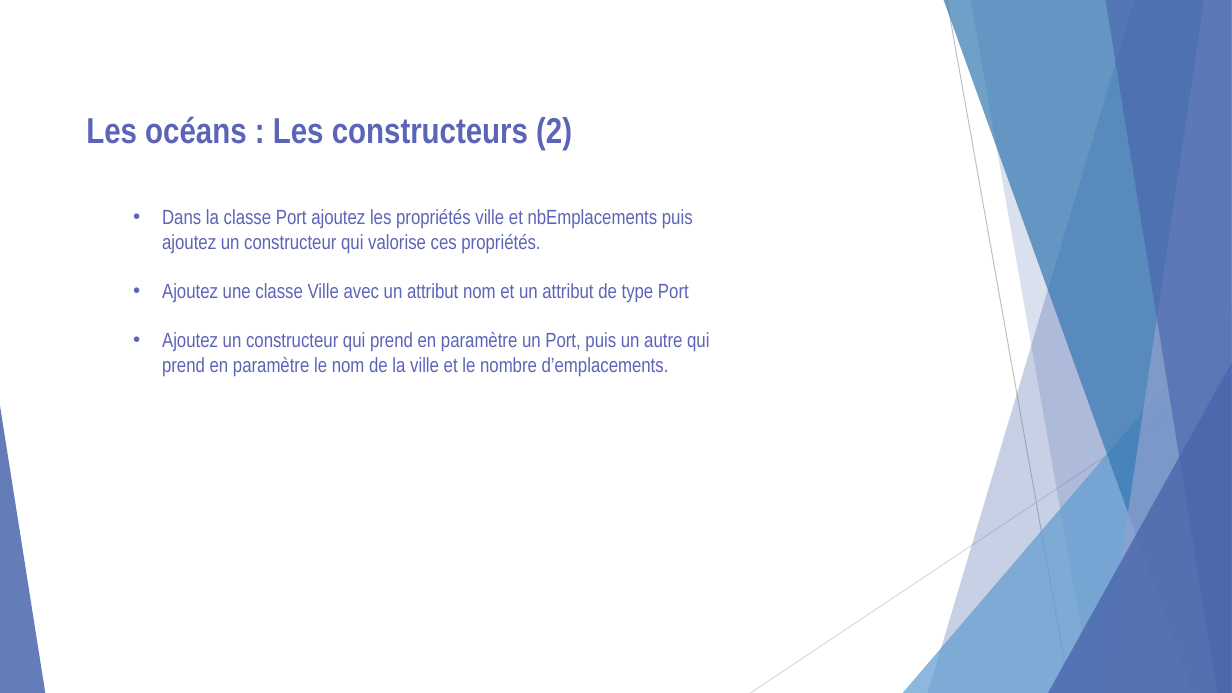
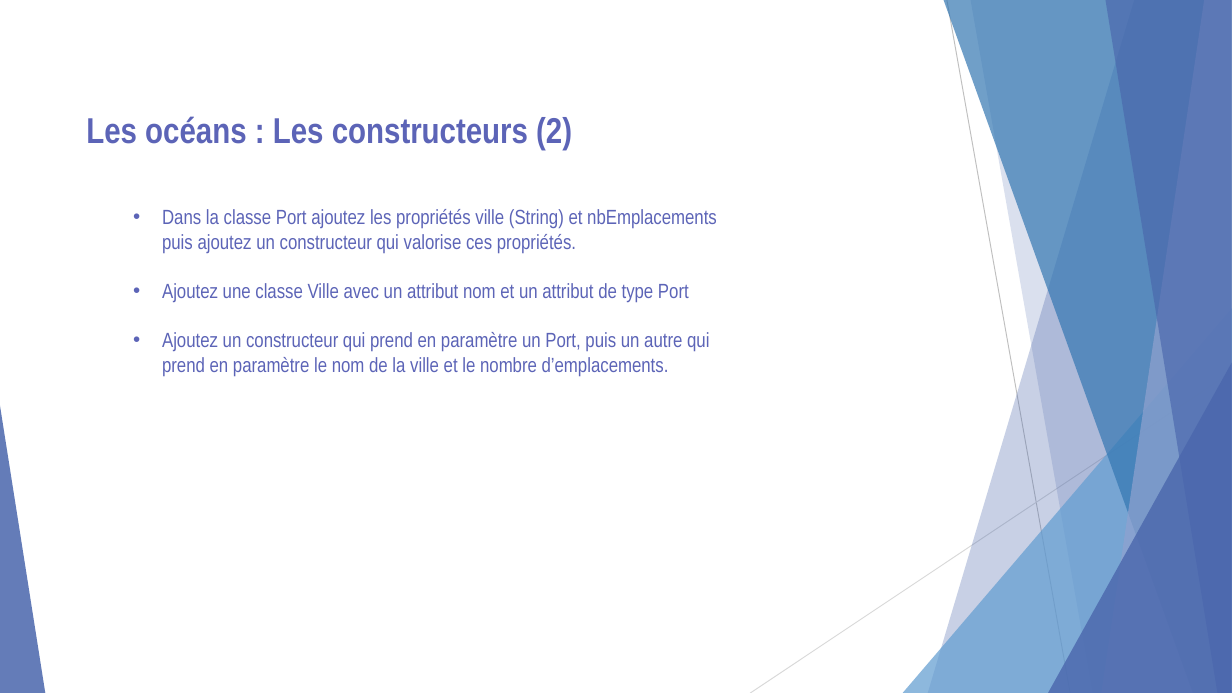
Before and after one commit to LucxxM/CoursAfpaFredBackUp, a slide deck: slide 21 of cours/Proget oceans_Exercices.pptx. Drawn at 1232x693 pixels with LibreOffice and Linux fonts; fonts in the diff are those of the drawing. Boxes give left, top, right and bottom in pixels: in the first picture for what was removed or moved away, otherwise in the second. Text is boxed around its words. In the diff, an @@ line names an element or a change of style, - is before the commit and + after.

```diff
--- a/cours/Proget oceans_Exercices.pptx
+++ b/cours/Proget oceans_Exercices.pptx
@@ text at (x1=162, y1=209, x2=717, y2=254): text changed @@
-  • Dans la classe Port ajoutez les propriétés ville et nbEmplacements puis ajoutez un constructeur qui valorise ces propriétés.
+  • Dans la classe Port ajoutez les propriétés ville (String) et nbEmplacements puis ajoutez un constructeur qui valorise ces propriétés.
```
Also in this commit, not shown: 2 other slides changed, 18 other files.
